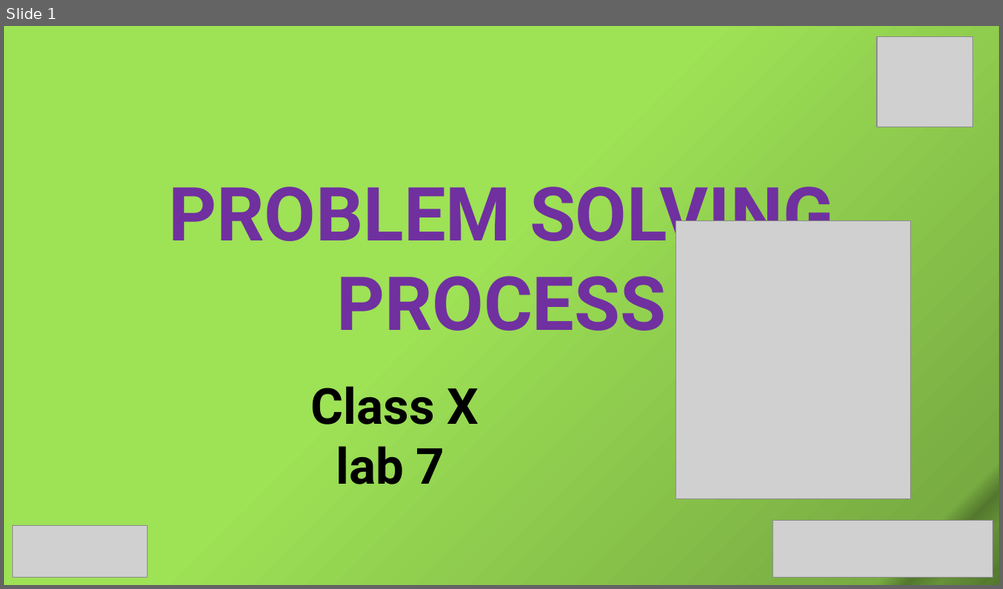
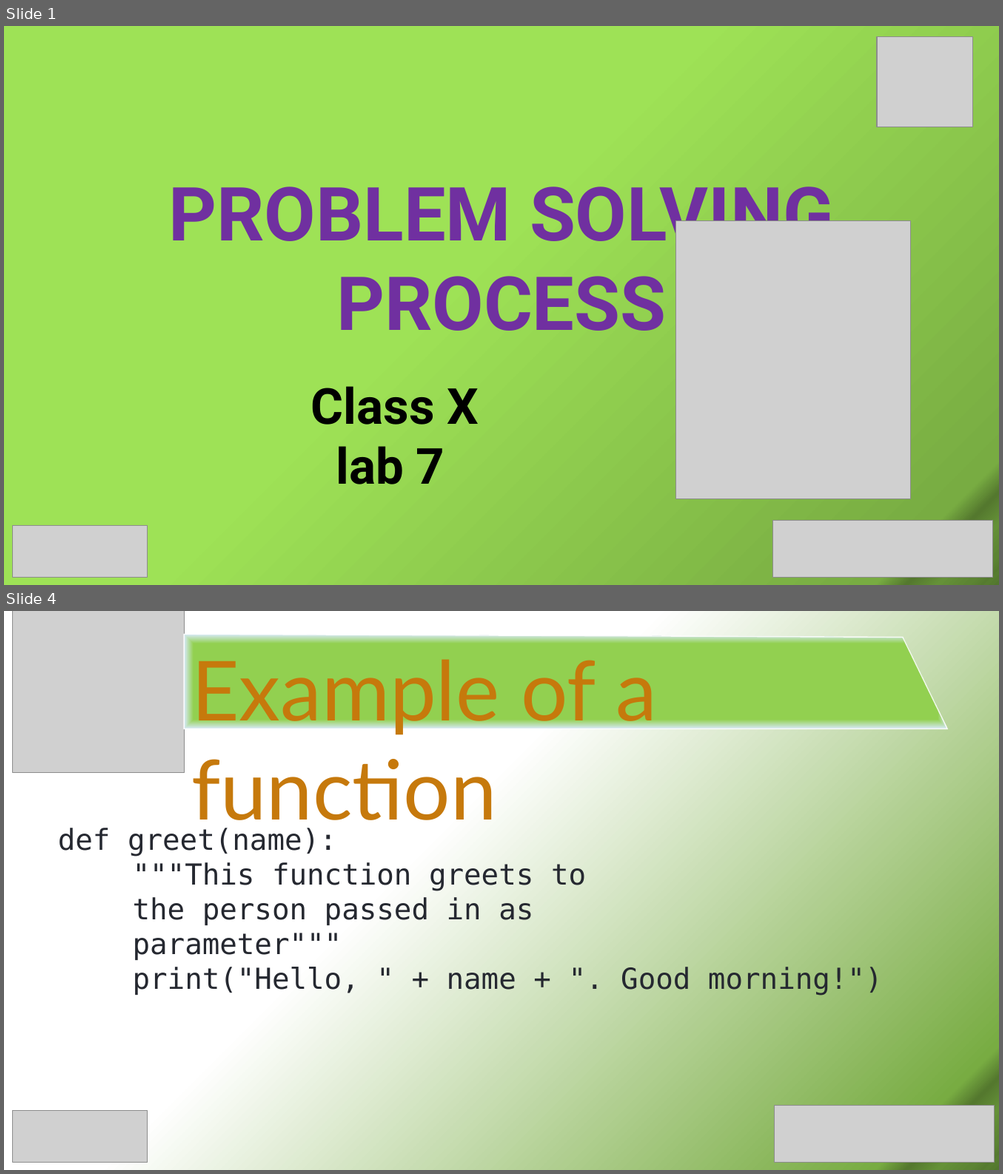
Before and after one commit to SabitDeepto/IIDP, a slide deck: class 10/lab 7 (psp)/2. Presentation/PSP_9.pptx. Shown one above the other, each under a label of ours: slide 1 before the commit, slides 1 and 4 after it; the slides between them are not shown. The pictures are 1003x589 and 1003x1174 pixels, drawn with LibreOffice and Linux fonts; fonts in the diff are those of the drawing; grey boxes stand for pictures. Boxes give left, top, right and bottom in pixels: in the first picture for what was removed or moved away, otherwise in the second. Text is boxed around its words. In the diff, an @@ line names an element or a change of style, - is before the commit and + after.

```diff
--- a/class 10/lab 7 (psp)/2. Presentation/PSP_9.pptx
+++ b/class 10/lab 7 (psp)/2. Presentation/PSP_9.pptx
@@ slide 4 added at (4, 611, 999, 1170), background gradient #FFFFFF to #78AC42 to #54782E to #659138 to #5C8433 to #557A2F to #577D30 to #52762D @@
@@ picture added at (13, 611, 184, 773) @@
@@ freeform shape added at (184, 634, 947, 729), fill gradient #92D050 to #D8E9FA, outline #FFFFFF 1 pt @@
@@ text added at (191, 659, 657, 834), 80 pt, text #C6790C @@
+Example of a function
@@ text added at (58, 828, 882, 996), 28 pt, text #252830 @@
+def greet(name):
+"""This function greets to
+the person passed in as
+parameter"""
+print("Hello, " + name + ". Good morning!")
@@ picture added at (13, 1111, 148, 1162) @@
@@ picture added at (774, 1105, 994, 1163) @@
```
Also in this commit, not shown: 1 slide changed, 5 other slides added, 3 slides removed, 2 other files.
